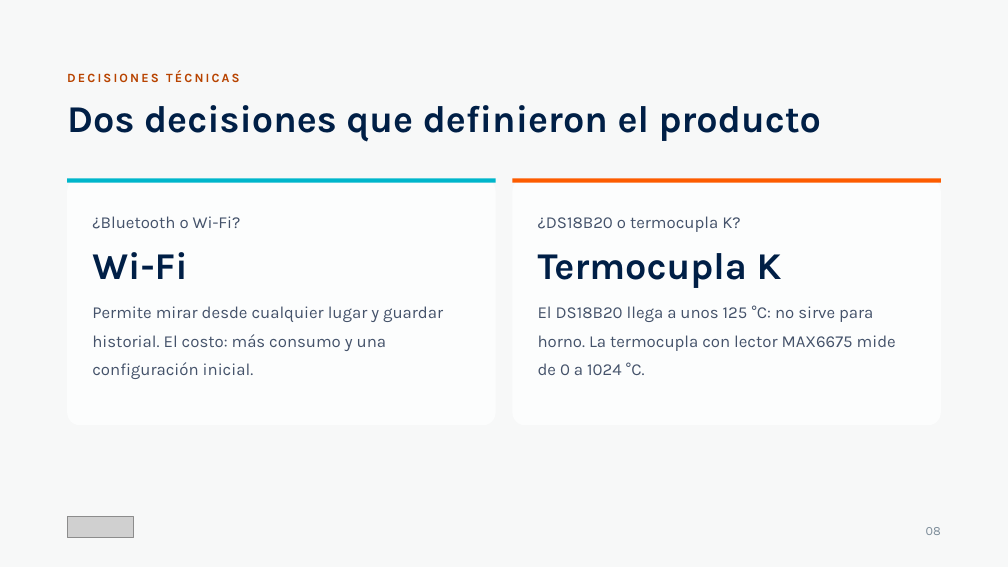
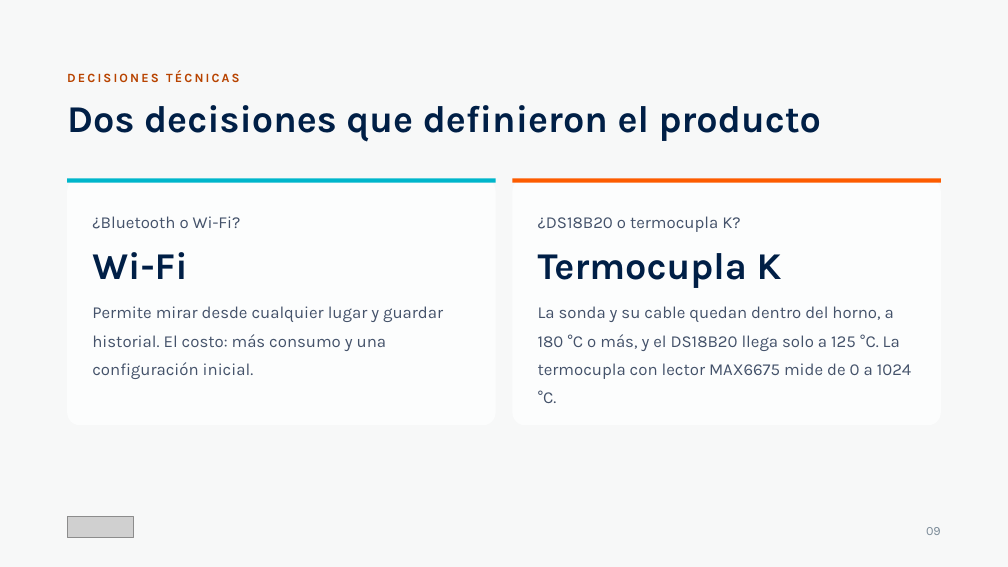
Before and after one commit to Code7C26/TermaLab, a slide deck: slide 9 of entregables/Pitch_Final_TermaLab.pptx. Drawn at 1008x567 pixels with LibreOffice and Linux fonts; fonts in the diff are those of the drawing; grey boxes stand for pictures. Boxes give left, top, right and bottom in pixels: in the first picture for what was removed or moved away, otherwise in the second. Text is boxed around its words. In the diff, an @@ line names an element or a change of style, - is before the commit and + after.

```diff
--- a/entregables/Pitch_Final_TermaLab.pptx
+++ b/entregables/Pitch_Final_TermaLab.pptx
@@ text at [538,306,912,403]: text changed @@
-El DS18B20 llega a unos 125 °C: no sirve para horno. La termocupla con lector MAX6675 mide de 0 a 1024 °C.
+La sonda y su cable quedan dentro del horno, a 180 °C o más, y el DS18B20 llega solo a 125 °C. La termocupla con lector MAX6675 mide de 0 a 1024 °C.
```
Also in this commit, not shown: 13 other slides changed, 1 slide added, 4 other files.
